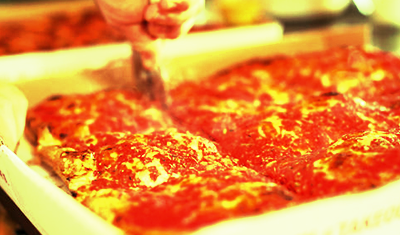
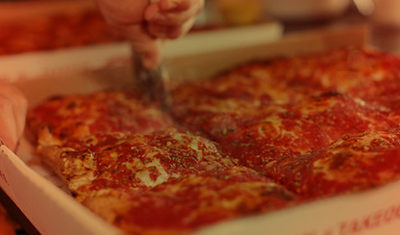
The second 400px x 235px image is a revision of the first. Changes to its layers:
moved "Background" above "Layer 1" over [0, 0, 400, 235]
"Layer 1": opacity 30% → 65%, blend overlay → darken, painted on it over [0, 0, 400, 235]
